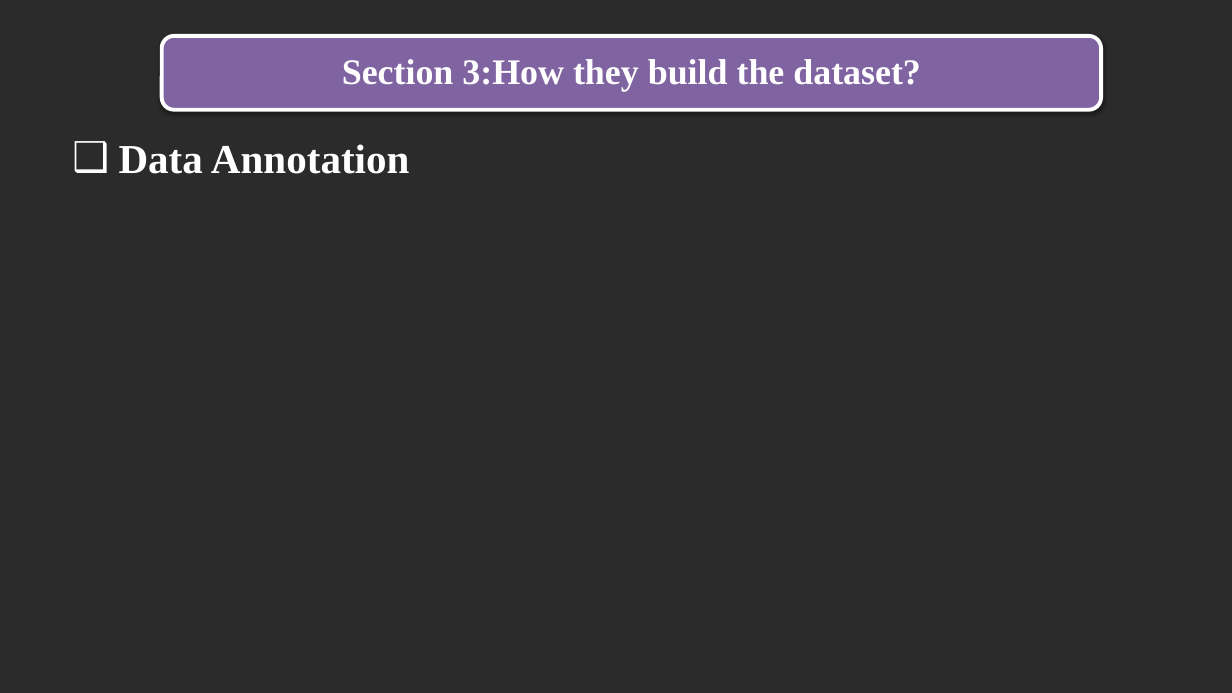
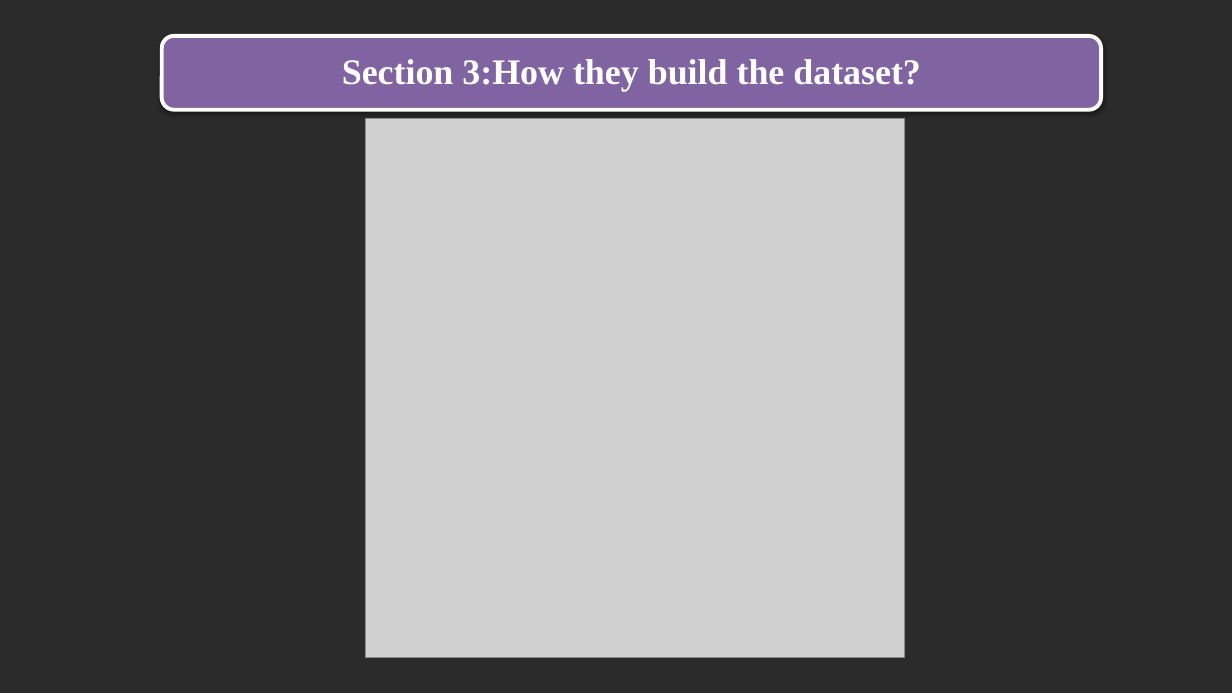
Before and after one commit to trandinhlam/document, a slide deck: slide 14 of AI_NangCao/slide/slide.pptx (slide 11 before the commit). Drawn at 1232x693 pixels with LibreOffice and Linux fonts; fonts in the diff are those of the drawing; grey boxes stand for pictures; background and template pictures are left out; a plain dark background stands for a picture behind light text. Boxes give left, top, right and bottom in pixels: in the first picture for what was removed or moved away, otherwise in the second. Text is boxed around its words. In the diff, an @@ line names an element or a change of style, - is before the commit and + after.

```diff
--- a/AI_NangCao/slide/slide.pptx
+++ b/AI_NangCao/slide/slide.pptx
@@ picture added at [366,118,905,657] @@
@@ text removed at [119,144,409,174] @@
-❑ Data Annotation
```
Also in this commit, not shown: 2 other slides changed, 9 slides added, 10 other files.
